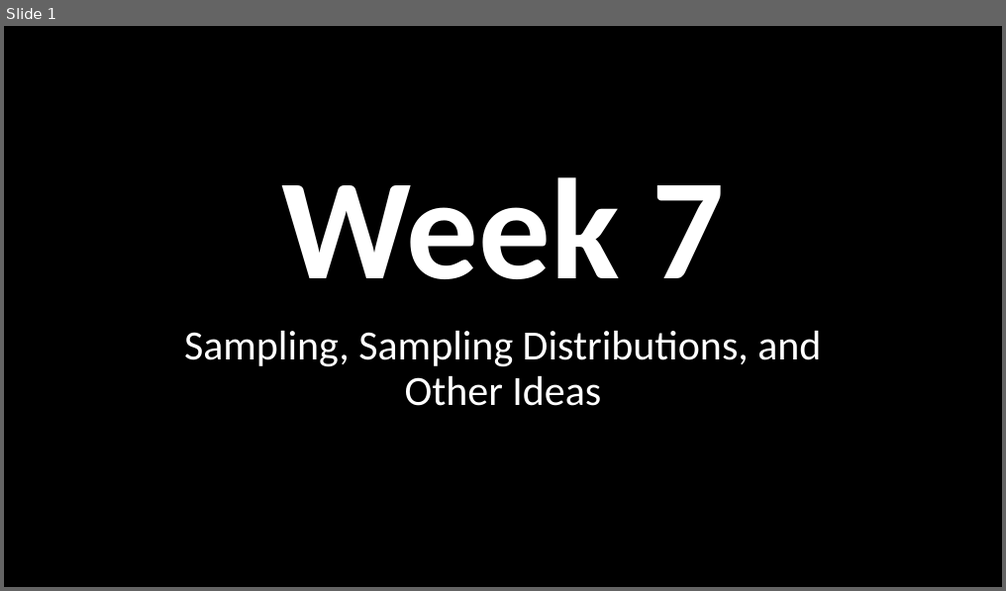
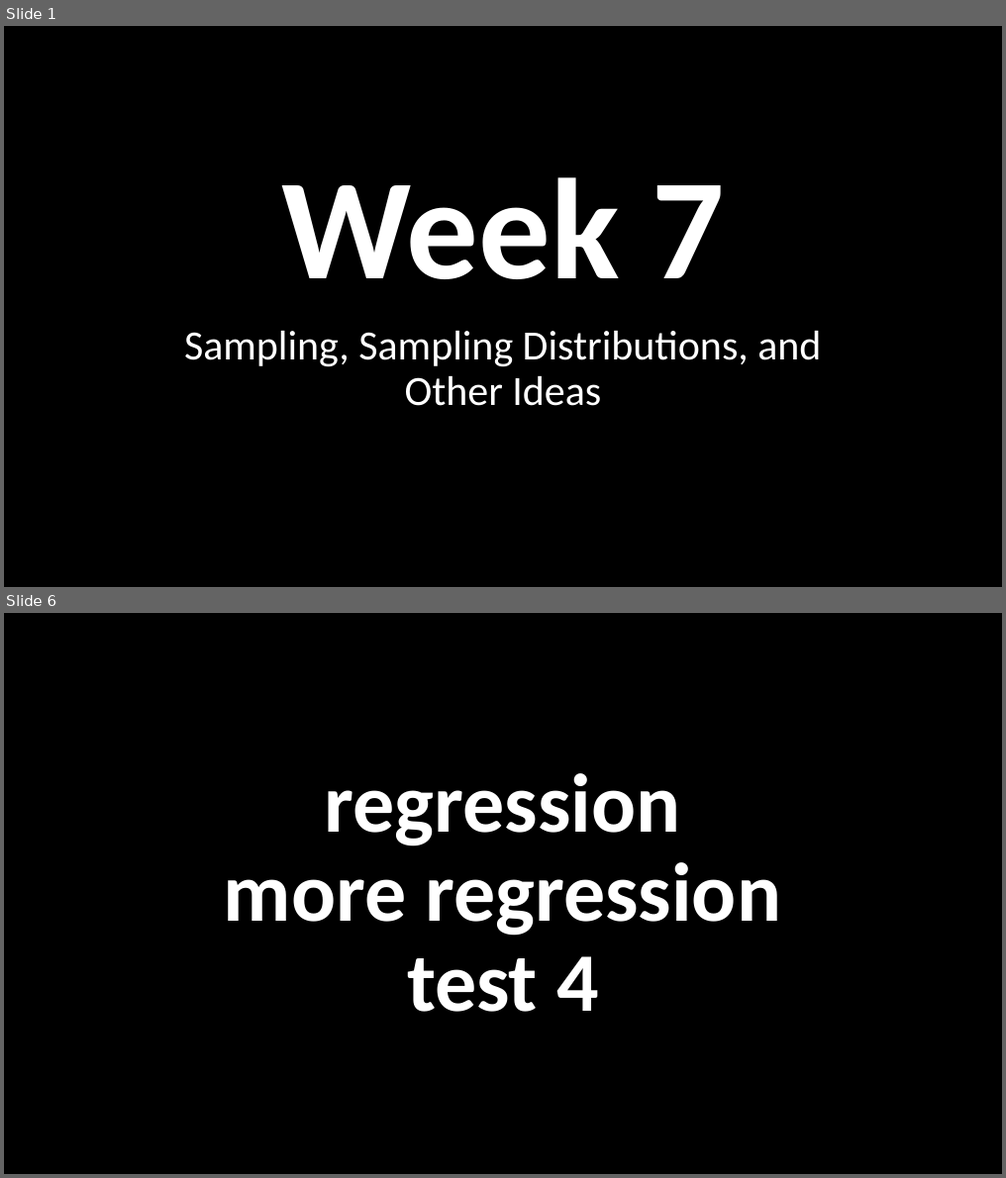
Before and after one commit to nicklalone/CIST_2500, a slide deck: ppts/06 - Tuesday.pptx. Shown one above the other, each under a label of ours: slide 1 before the commit, slides 1 and 6 after it; the slides between them are not shown. The pictures are 1006x591 and 1006x1178 pixels, drawn with LibreOffice and Linux fonts; fonts in the diff are those of the drawing. Boxes give left, top, right and bottom in pixels: in the first picture for what was removed or moved away, otherwise in the second. Text is boxed around its words. In the diff, an @@ line names an element or a change of style, - is before the commit and + after.

```diff
--- a/ppts/06 - Tuesday.pptx
+++ b/ppts/06 - Tuesday.pptx
@@ slide 6 added at [4, 613, 1002, 1174], background #000000 @@
@@ title added at [224, 773, 781, 1012], 80 pt, text #FFFFFF, bold @@
+regression
+more regression
+test 4
```
Also in this commit, not shown: 6 slides changed, 4 other slides added, 2 other files.
